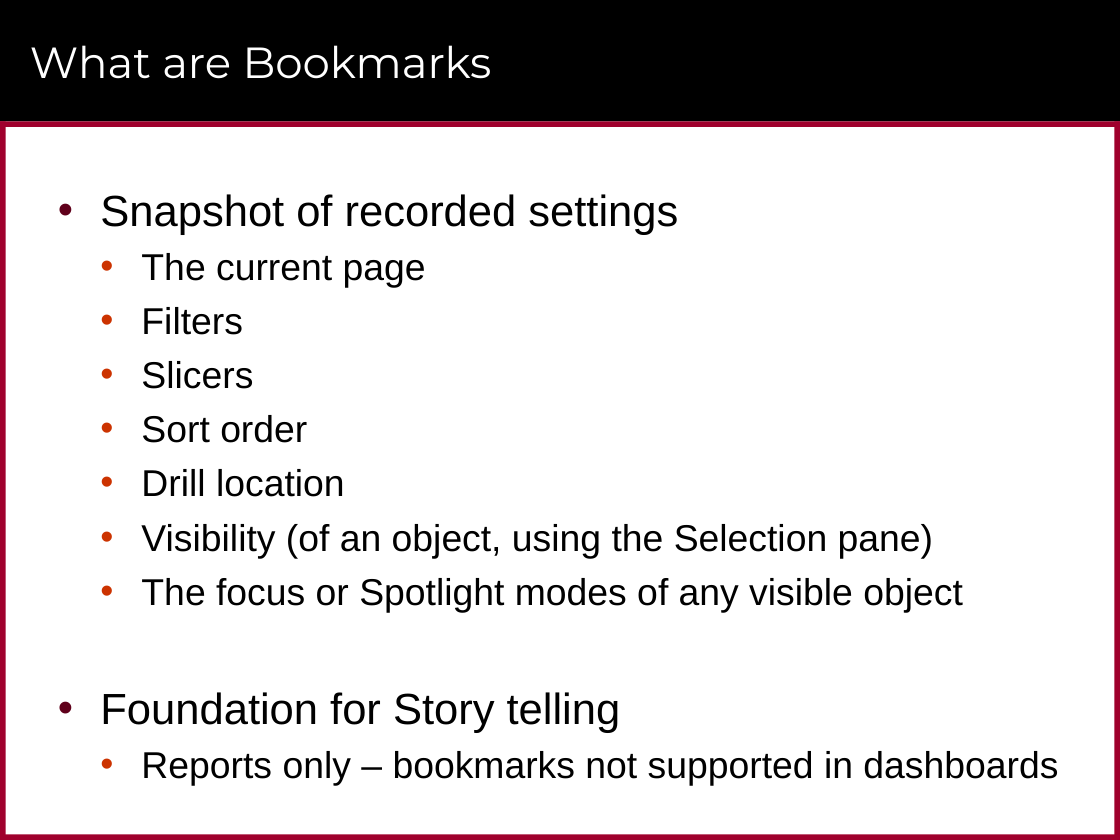
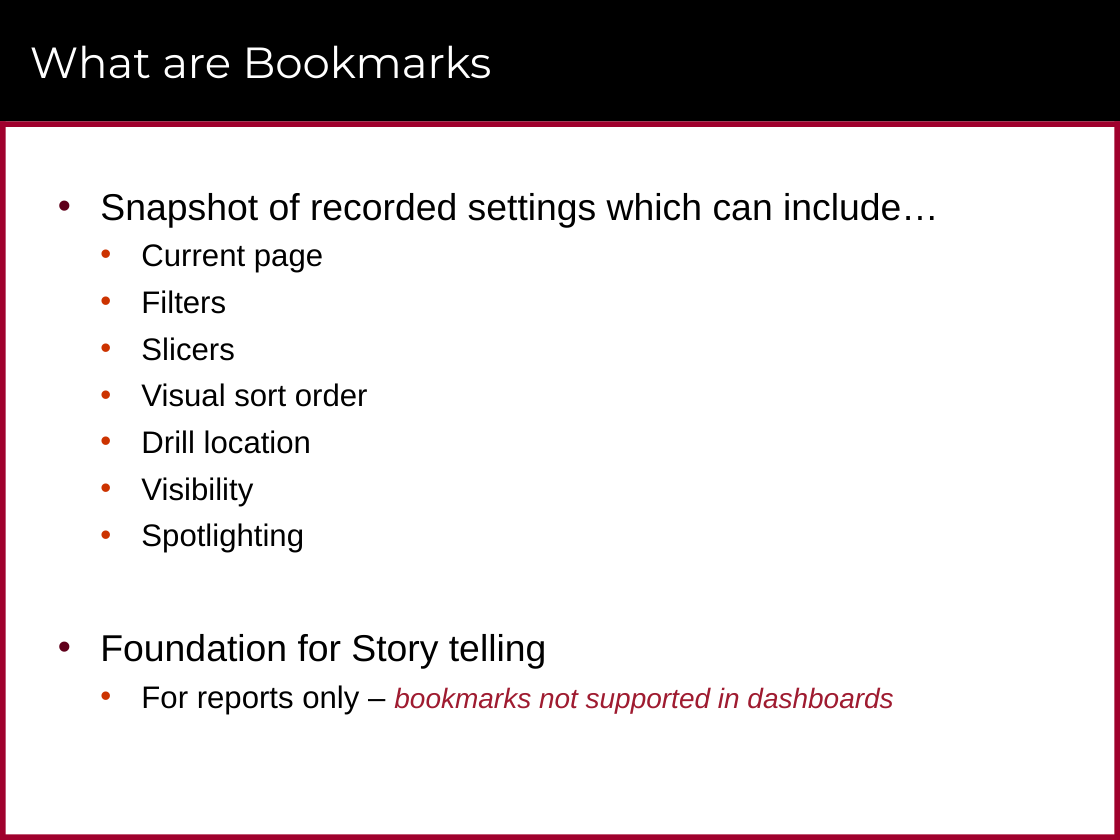
Before and after one commit to CriticalPathTraining/Bookmarks, a slide deck: slide 13 of Bookmarks.pptx (slide 10 before the commit). Drawn at 1120x840 pixels with LibreOffice and Linux fonts; fonts in the diff are those of the drawing; background and template pictures are left out. Boxes give left, top, right and bottom in pixels: in the first picture for what was removed or moved away, otherwise in the second. Text is boxed around its words. In the diff, an @@ line names an element or a change of style, - is before the commit and + after.

```diff
--- a/Bookmarks.pptx
+++ b/Bookmarks.pptx
@@ text at <box>100,193,939,273</box>: text changed; size 28 to 24 pt @@
-• Snapshot of recorded settings
-  • The current page
+• Snapshot of recorded settings which can include…
+  • Current page
@@ text at <box>100,290,547,669</box>: size 24 to 20 pt in "Filters", "Slicers", "Drill location"; size 28 to 24 pt in "Foundation for Story telling" @@
@@ text at <box>141,383,368,407</box>: text changed; size 24 to 20 pt @@
-  • Sort order
+  • Visual sort order
@@ text at <box>141,477,304,553</box>: text changed; size 24 to 20 pt @@
-  • Visibility (of an object, using the Selection pane)
-  • The focus or Spotlight modes of any visible object
+  • Visibility
+  • Spotlighting
@@ text at <box>141,685,893,714</box>: text changed; size 24 to 18 pt; text colour #000000 to #9F1B30; italic on @@
-  • Reports only – bookmarks not supported in dashboards
+  • For reports only – bookmarks not supported in dashboards
```
Also in this commit, not shown: 9 other slides changed, 11 slides added, 7 slides removed, 1 other file.
